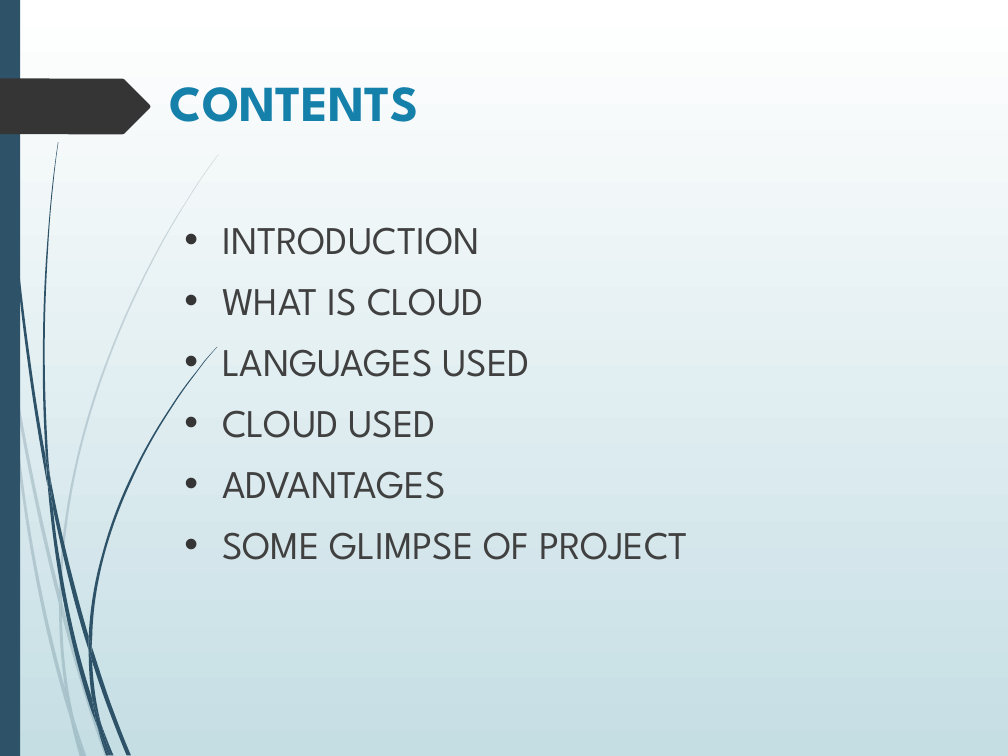
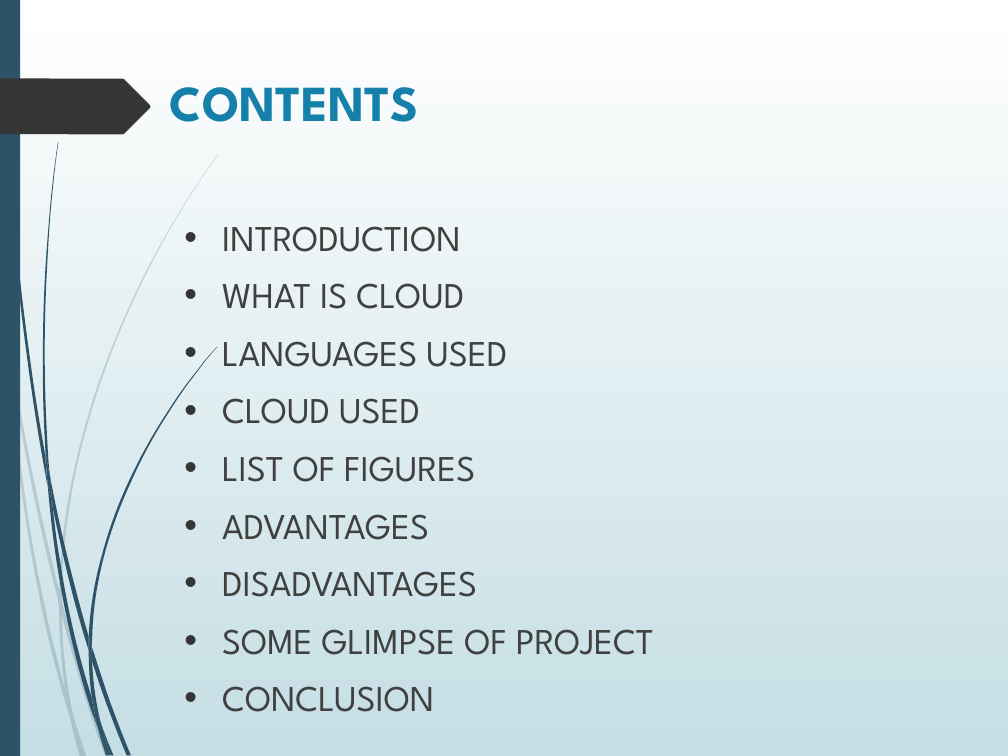
Before and after one commit to aayushi20221/Cloud-Based-Buss-Pass-System, a slide deck: slide 2 of ppt.pptx. Drawn at 1008x756 pixels with LibreOffice and Linux fonts; fonts in the diff are those of the drawing. Boxes give left, top, right and bottom in pixels: in the first picture for what was removed or moved away, otherwise in the second. Text is boxed around its words. In the diff, an @@ line names an element or a change of style, - is before the commit and + after.

```diff
--- a/ppt.pptx
+++ b/ppt.pptx
@@ text at (222, 226, 654, 655): paragraph added @@
+• CONCLUSION
@@ text at (222, 226, 654, 655): size 28 to 25.9 pt in "INTRODUCTION", "WHAT IS CLOUD", "LANGUAGES USED", "CLOUD USED" and 2 more places @@
@@ text at (222, 456, 475, 482): paragraph added @@
+• LIST OF FIGURES
@@ text at (222, 571, 477, 597): paragraph added @@
+• DISADVANTAGES
```
Also in this commit, not shown: 1 slide added, 1 slide removed.
